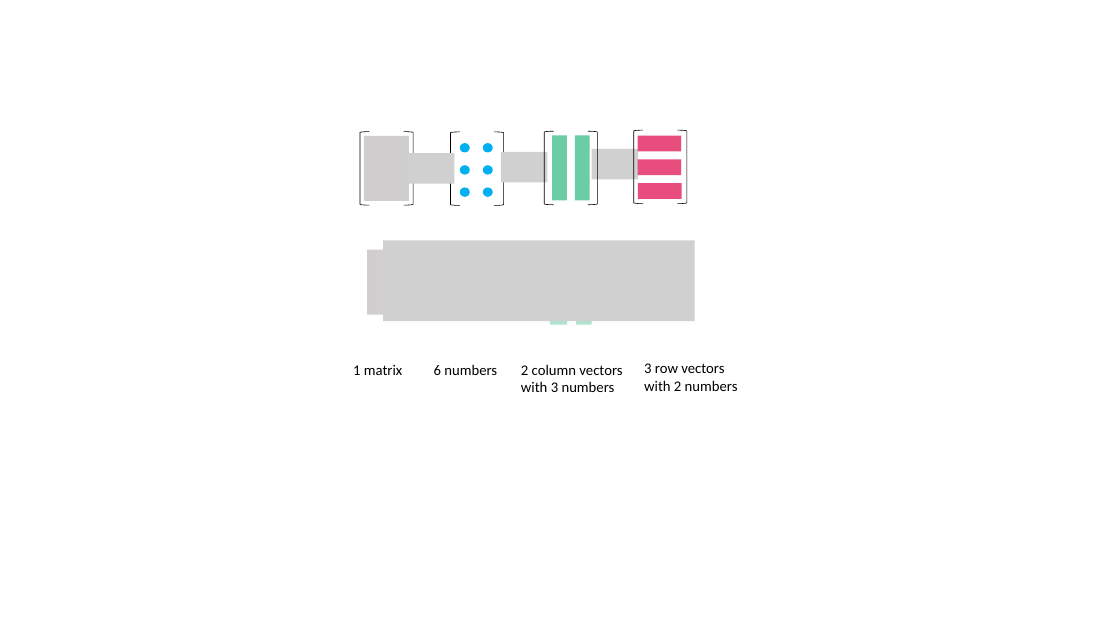
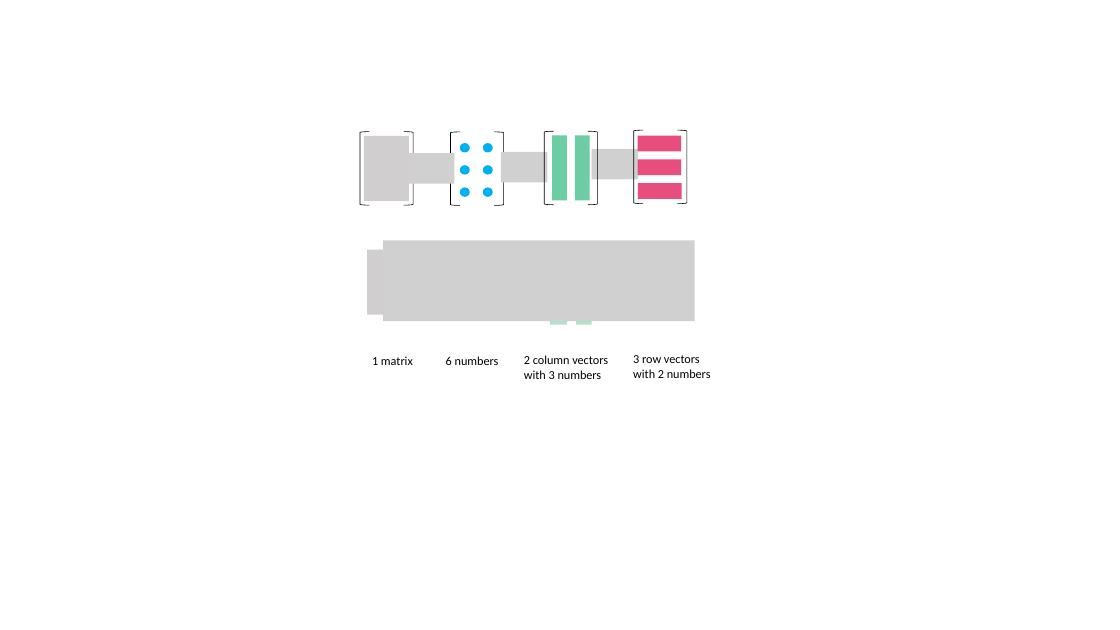
Before and after one commit to kenjihiranabe/The-Art-of-Linear-Algebra, a slide deck: slide 2 of Illustrations.pptx. Drawn at 1120x630 pixels with LibreOffice and Linux fonts; fonts in the diff are those of the drawing; grey boxes stand for pictures. Boxes give left, top, right and bottom in pixels: in the first picture for what was removed or moved away, otherwise in the second. Text is boxed around its words. In the diff, an @@ line names an element or a change of style, - is before the commit and + after.

```diff
--- a/Illustrations.pptx
+++ b/Illustrations.pptx
@@ text "1 matrix": place and size @@
-text "1 matrix" at (353, 365, 402, 375)
+text "1 matrix" at (372, 356, 413, 365)
@@ text "6 numbers": place and size @@
-text "6 numbers" at (434, 364, 497, 375)
+text "6 numbers" at (446, 356, 499, 365)
@@ text "2 column vectors": place and size @@
-text "2 column vectors" at (521, 364, 622, 392)
+text "2 column vectors" at (524, 355, 608, 379)
@@ size 12.6 to 10.5 pt in 4 elements at (446, 356, 499, 365), (372, 356, 413, 365), (524, 355, 608, 379), (633, 355, 711, 378) @@
@@ text "3 row vectors": place and size @@
-text "3 row vectors" at (644, 363, 738, 391)
+text "3 row vectors" at (633, 355, 711, 378)
```
Also in this commit, not shown: 2 other slides changed, 53 other files.
